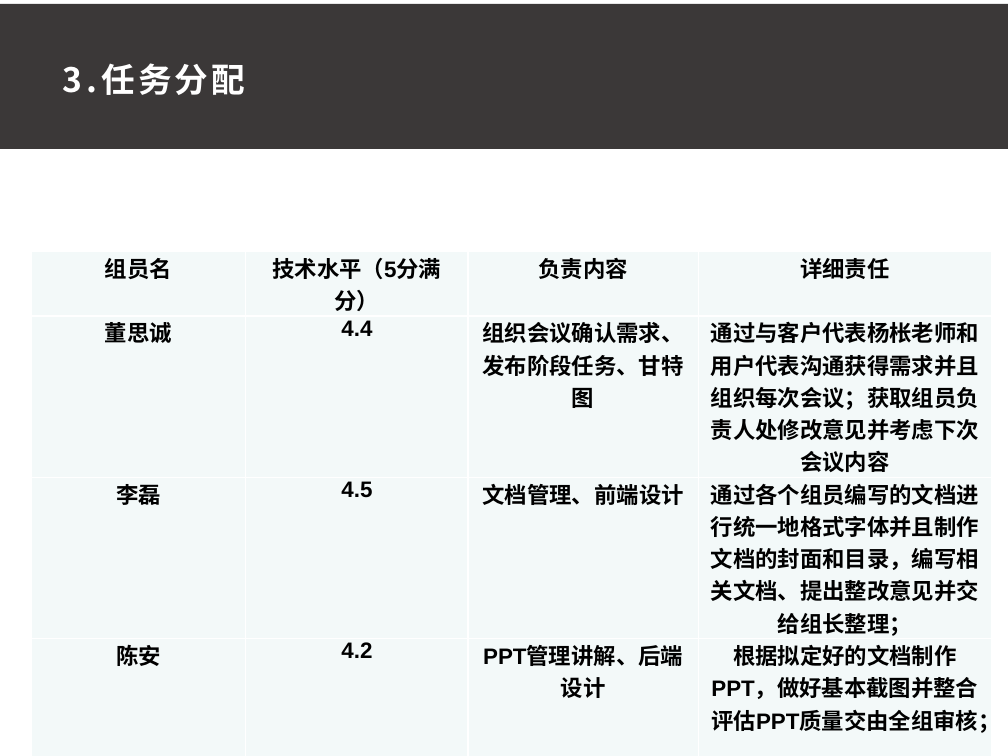
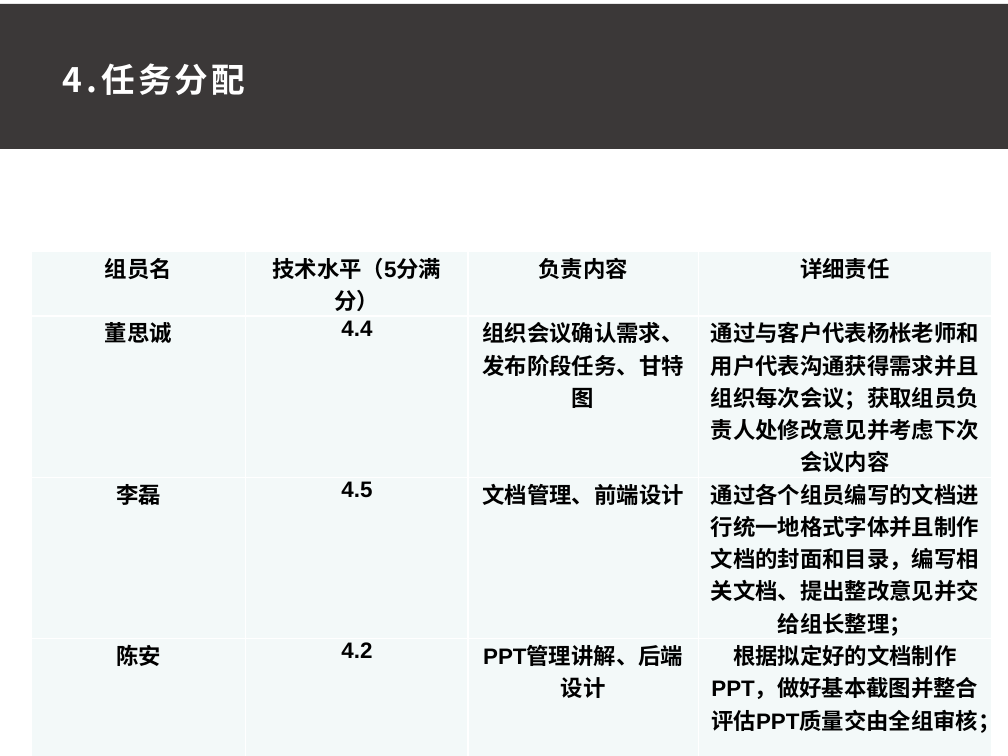
Before and after one commit to ConstanTWT/SE2020-G01, a slide deck: slide 13 of 项目计划书/G01小组项目计划PPT0.1.pptx (slide 10 before the commit). Drawn at 1008x756 pixels with LibreOffice and Linux fonts; fonts in the diff are those of the drawing. Boxes give left, top, right and bottom in pixels: in the first picture for what was removed or moved away, otherwise in the second. Text is boxed around its words. In the diff, an @@ line names an element or a change of style, - is before the commit and + after.

```diff
--- a/项目计划书/G01小组项目计划PPT0.1.pptx
+++ b/项目计划书/G01小组项目计划PPT0.1.pptx
@@ text at box(63, 63, 245, 95): text changed @@
-3.任务分配
+4.任务分配
```
Also in this commit, not shown: 5 other slides changed, 4 slides added, 5 slides removed, 3 other files.
